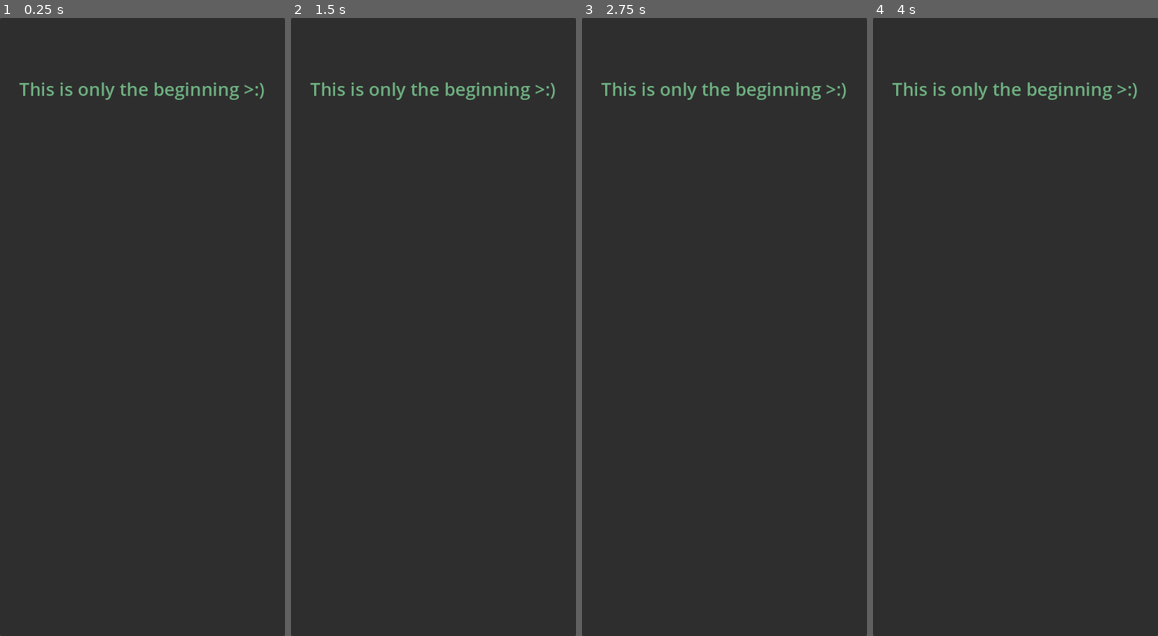
Above: before the commit, frames 1-4 (left to right).
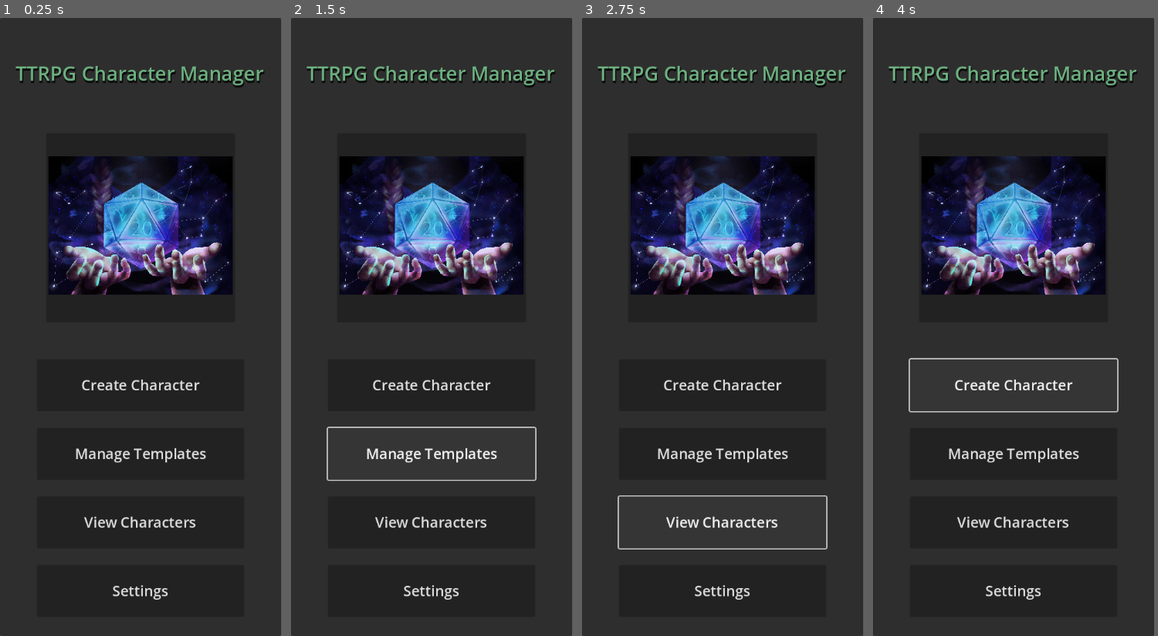
Above: after the commit, the same moments.

Repository: LunarBlacksmith/draw-steel-character-manager
Game: Godot game, scene res://scenes/main_menu.tscn
Same seed, same stepped clock (60 frames per second), same inputs: the game is played once before the commit and once after it.
Inputs (mouse positions are in pixels of both pictures, inside the frame that each line leads up to):
- Up to frame 1 (0.25 s): no input
- Up to frame 2 (1.5 s): click (433, 382) at 0.5 s, where only the run after the commit has a clickable "Create Character"; click (433, 456) at 1.25 s, where only the run after the commit has a clickable "Manage Templates"
- Up to frame 3 (2.75 s): click (724, 524) at 2 s, where only the run after the commit has a clickable "View Characters"
- Up to frame 4 (4 s): click (1015, 592) at 2.75 s, where only the run after the commit has a clickable "Settings"; click (1015, 382) at 3.5 s, where only the run after the commit has a clickable "Create Character"
In our replay, the window is 369x800 before the commit and 364x800 after it. These sizes can differ from the game's own. Grey fills any space a smaller window leaves; there, only what the larger window draws over its background counts as a difference.

The runs differ from the first frame. In frame 1, 16% of the frame differs, in the area x 5-100%, y 0-100%; in frame 2, 17%; in frame 3, 17%; in frame 4, 17%.

Commit message:
Enhance main menu UI and add assets
+ Added a new image asset (Generic2.jpg) and its import file.

+ Updated main_menu.tscn to improve layout, add themed buttons, and display the new image.

+ Introduced a font theme for main menu buttons and adjusted project window settings for better display.

Diff:
--- a/project.godot
+++ b/project.godot
@@ -17,8 +17,9 @@
 
 [display]
 
-window/size/viewport_width=491
-window/size/viewport_height=1064
+window/size/viewport_width=488
+window/size/viewport_height=1072
+window/stretch/mode="viewport"
 window/handheld/orientation=1
 
 [dotnet]
--- /dev/null
+++ b/resources/themes/main_menu_btn_font_theme.tres
@@ -0,0 +1,4 @@
+[gd_resource type="Theme" format=3 uid="uid://dypcdvn1igc3u"]
+
+[resource]
+default_font_size = 25
--- a/scenes/main_menu.tscn
+++ b/scenes/main_menu.tscn
@@ -1,9 +1,16 @@
-[gd_scene load_steps=2 format=3 uid="uid://bedyfhpahotw8"]
+[gd_scene load_steps=5 format=3 uid="uid://bedyfhpahotw8"]
+
+[ext_resource type="Theme" uid="uid://dypcdvn1igc3u" path="res://resources/themes/main_menu_btn_font_theme.tres" id="1_l6cm7"]
+[ext_resource type="Texture2D" uid="uid://bq4k0oti0ulaq" path="res://assets/images/Generic2.jpg" id="2_ekxnf"]
 
 [sub_resource type="LabelSettings" id="LabelSettings_vue75"]
-font_size = 31
+font_size = 34
 font_color = Color(0.43086857, 0.69389045, 0.50632155, 1)
 shadow_size = 3
+shadow_color = Color(0, 0, 0, 0.72156864)
+shadow_offset = Vector2(1.5, 3.51)
+
+[sub_resource type="StyleBoxEmpty" id="StyleBoxEmpty_vue75"]
 
 [node name="MainMenu" type="Control"]
 layout_mode = 3
@@ -26,18 +33,93 @@
 size_flags_horizontal = 0
 size_flags_vertical = 8
 
-[node name="Label" type="Label" parent="Control"]
+[node name="Title" type="Label" parent="Control"]
 layout_mode = 1
 anchors_preset = -1
-anchor_left = 0.06720977
-anchor_top = 0.08928572
-anchor_right = 0.92869246
-anchor_bottom = 0.14136092
+anchor_left = 0.048879836
+anchor_top = 0.030075189
+anchor_right = 0.94498575
+anchor_bottom = 0.15075941
 offset_right = 0.011993408
 offset_bottom = -0.40802002
-text = "This is only the beginning >:)"
+text = "TTRPG Character Manager"
 label_settings = SubResource("LabelSettings_vue75")
 horizontal_alignment = 1
 vertical_alignment = 1
 autowrap_mode = 3
 metadata/_edit_use_anchors_ = true
+
+[node name="MenuOptions_pnl_cont" type="PanelContainer" parent="Control"]
+layout_mode = 1
+anchors_preset = -1
+anchor_left = 0.13100001
+anchor_top = 0.5521642
+anchor_right = 0.869
+anchor_bottom = 0.96916425
+offset_left = -0.31824875
+offset_top = 0.079956055
+offset_right = -0.072021484
+offset_bottom = 0.27557373
+grow_horizontal = 2
+grow_vertical = 2
+theme_override_styles/panel = SubResource("StyleBoxEmpty_vue75")
+metadata/_edit_use_anchors_ = true
+
+[node name="MenuOptions_mrg_cont" type="MarginContainer" parent="Control/MenuOptions_pnl_cont"]
+layout_mode = 2
+metadata/_edit_lock_ = true
+
+[node name="MenuOptions_vcont" type="VBoxContainer" parent="Control/MenuOptions_pnl_cont/MenuOptions_mrg_cont"]
+layout_mode = 2
+theme = ExtResource("1_l6cm7")
+theme_override_constants/separation = 29
+alignment = 1
+metadata/_edit_use_anchors_ = true
+metadata/_edit_lock_ = true
+
+[node name="CreateCharacter_btn" type="Button" parent="Control/MenuOptions_pnl_cont/MenuOptions_mrg_cont/MenuOptions_vcont"]
+layout_mode = 2
+size_flags_vertical = 3
+text = "Create Character"
+autowrap_mode = 3
+
+[node name="ManageTemplates_btn" type="Button" parent="Control/MenuOptions_pnl_cont/MenuOptions_mrg_cont/MenuOptions_vcont"]
+layout_mode = 2
+size_flags_vertical = 3
+text = "Manage Templates"
+autowrap_mode = 3
+
+[node name="ViewCharacters_btn" type="Button" parent="Control/MenuOptions_pnl_cont/MenuOptions_mrg_cont/MenuOptions_vcont"]
+layout_mode = 2
+size_flags_vertical = 3
+text = "View Characters"
+autowrap_mode = 3
+
+[node name="Settings_btn" type="Button" parent="Control/MenuOptions_pnl_cont/MenuOptions_mrg_cont/MenuOptions_vcont"]
+layout_mode = 2
+size_flags_vertical = 3
+text = "Settings"
+autowrap_mode = 3
+
+[node name="PanelContainer" type="PanelContainer" parent="Control"]
+layout_mode = 1
+anchors_preset = -1
+anchor_left = 0.164
+anchor_top = 0.187
+anchor_right = 0.836
+anchor_bottom = 0.49300003
+offset_left = -0.03200531
+offset_top = -0.46400452
+offset_right = 0.031982422
+offset_bottom = -0.4960327
+grow_horizontal = 2
+grow_vertical = 2
+
+[node name="MarginContainer" type="MarginContainer" parent="Control/PanelContainer"]
+layout_mode = 2
+metadata/_edit_lock_ = true
+
+[node name="Sprite2D" type="Sprite2D" parent="Control/PanelContainer/MarginContainer"]
+position = Vector2(164, 160)
+scale = Vector2(0.2, 0.2)
+texture = ExtResource("2_ekxnf")
Binary file added: assets/images/Generic2.jpg
Not shown, added: assets/images/Generic2.jpg.import
